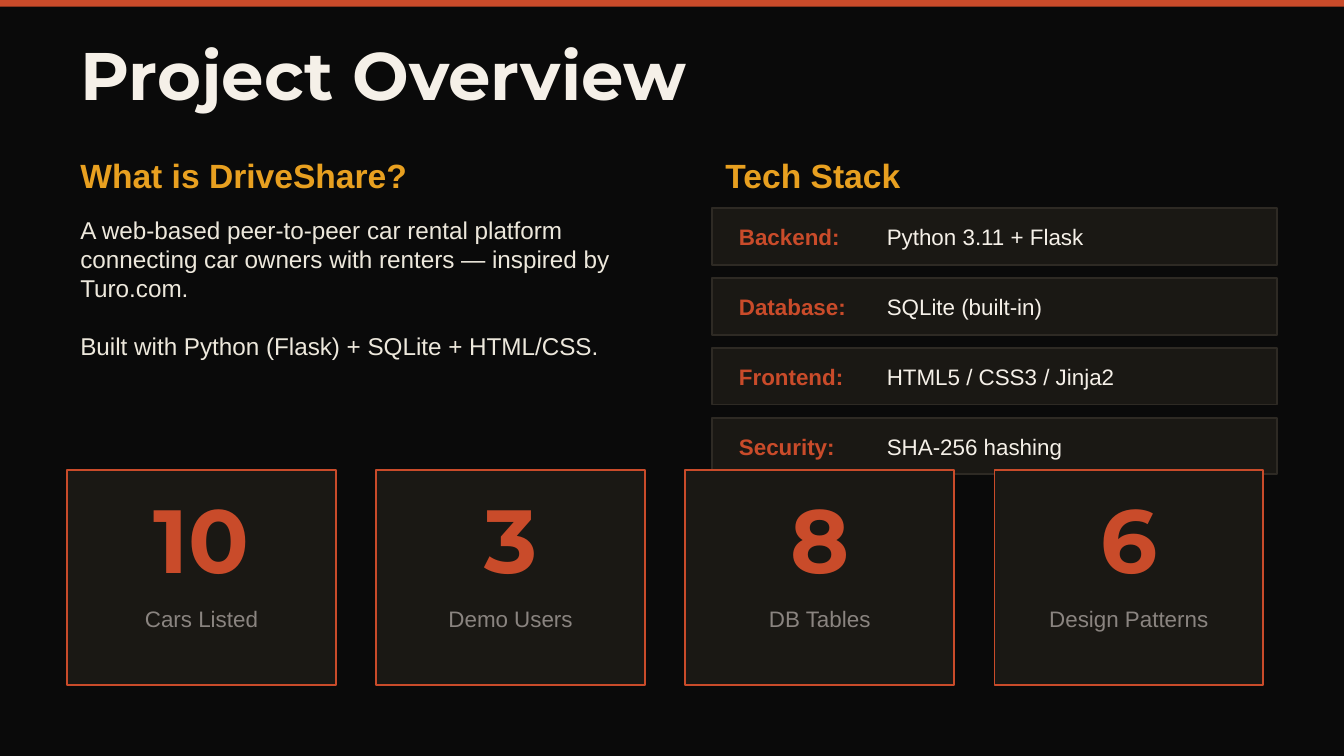
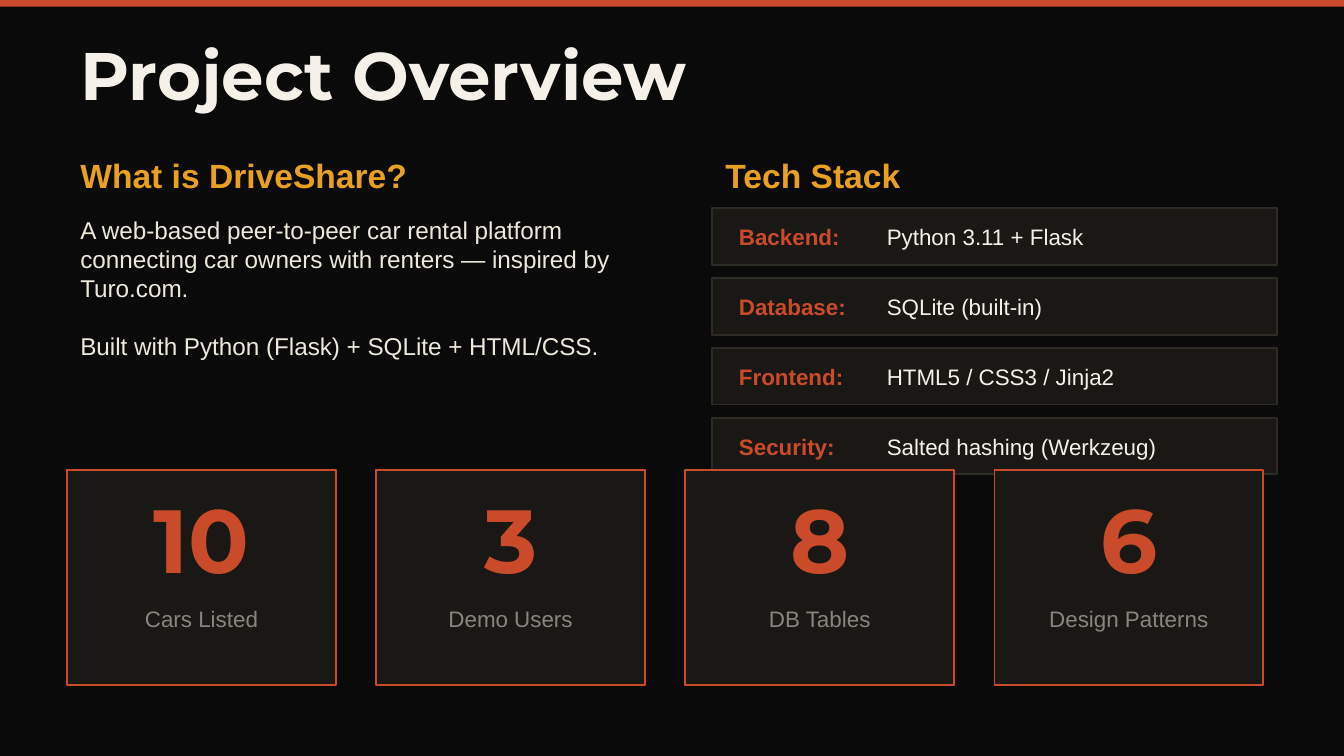
Before and after one commit to mberry-dev/driveshare, a slide deck: slide 3 of presentation/DriveShare_Presentation.pptx. Drawn at 1344x756 pixels with LibreOffice and Linux fonts; fonts in the diff are those of the drawing. Boxes give left, top, right and bottom in pixels: in the first picture for what was removed or moved away, otherwise in the second. Text is boxed around its words. In the diff, an @@ line names an element or a change of style, - is before the commit and + after.

```diff
--- a/presentation/DriveShare_Presentation.pptx
+++ b/presentation/DriveShare_Presentation.pptx
@@ text at (x1=887, y1=438, x2=1156, y2=460): text changed @@
-SHA-256 hashing
+Salted hashing (Werkzeug)
```
Also in this commit, not shown: 3 other slides changed, 1 slide added, 1 other file.
